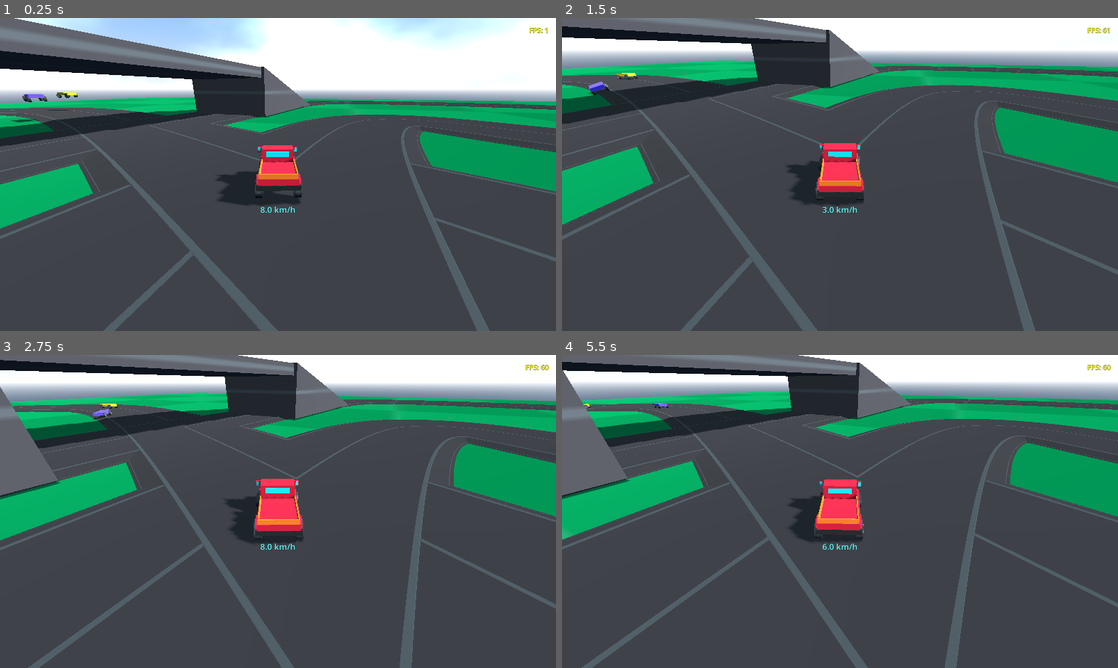
Above: before the commit, frames 1-4 (two rows, left to right).
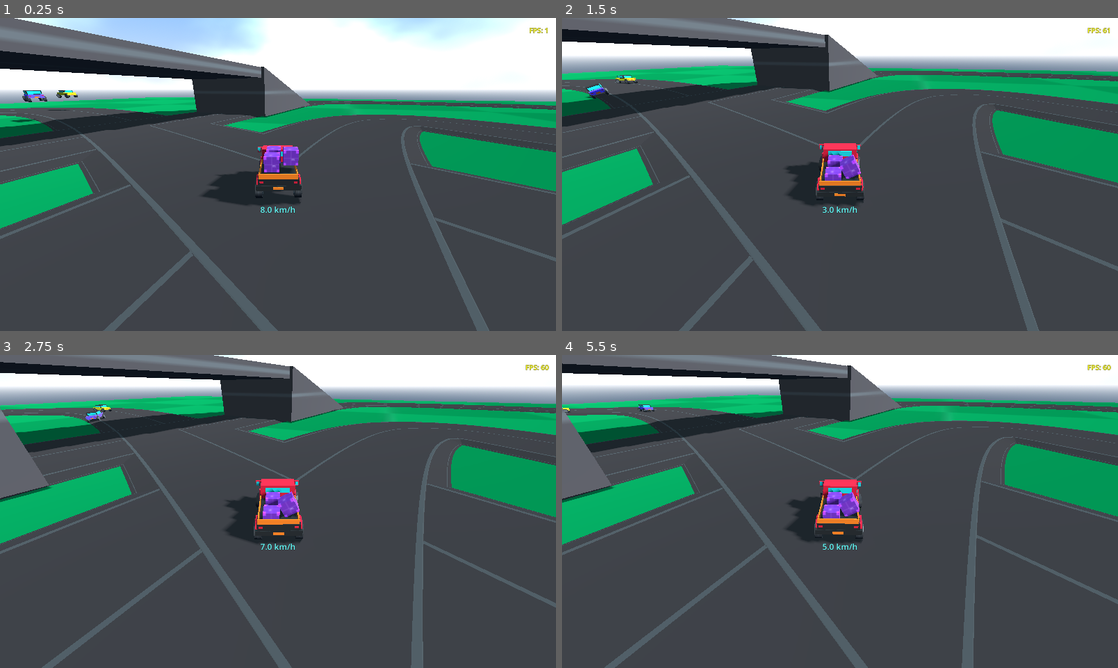
Above: after the commit, the same moments.

Repository: AssafDamari/cars-2
Game: Godot game, scene res://scenes/main.tscn
Two runs of this game, one before a commit and one after it. Both use one fixed random seed, a clock stepped at 60 frames per second and the inputs below.
Inputs:
- Up to frame 1 (0.25 s): no input
- Up to frame 2 (1.5 s): tap Enter (ui_accept) at 0.5, 0.77 s; hold Right (ui_right) 0.53-1.28 s; hold Down (ui_down) from 1.28 s (still down)
- Up to frame 3 (2.75 s): tap Enter (ui_accept) at 1.52 s; release Down (ui_down) at 2.03 s; hold Right (ui_right) from 2.03 s (still down)
- Up to frame 4 (5.5 s): release Right (ui_right) at 2.78 s; hold Up (ui_up) 2.78-3.53 s; tap Enter (ui_accept) at 3.02, 3.77, 4.52 s; hold Left (ui_left) 3.53-5.03 s; hold Down (ui_down) from 5.03 s (still down)

The runs differ from the first frame. In frame 1, 0.9% of the frame differs, in the area x 2-54%, y 23-58%; in frame 2, 14%; in frame 3, 15%; in frame 4, 16%, in the area x 0-100%, y 0-100%.

Commit message:
Add light blue material and update scenes to include new box and car meshes

Diff:
--- /dev/null
+++ b/materials/light_blue.tres
@@ -0,0 +1,4 @@
+[gd_resource type="StandardMaterial3D" format=3 uid="uid://id13ux6gtf3n"]
+
+[resource]
+albedo_color = Color(1.6364455e-06, 0.6378958, 0.63789576, 1)
--- a/scenes/box.tscn
+++ b/scenes/box.tscn
@@ -1,6 +1,8 @@
 [gd_scene format=3 uid="uid://df8yalotnk7fh"]
 
 [ext_resource type="Texture2D" uid="uid://cea73r2byaqgy" path="res://textures/texture_13.png" id="1_3inec"]
+
+[sub_resource type="PhysicsMaterial" id="PhysicsMaterial_3inec"]
 
 [sub_resource type="StandardMaterial3D" id="StandardMaterial3D_ks2v0"]
 albedo_texture = ExtResource("1_3inec")
@@ -13,6 +15,8 @@
 size = Vector3(0.75, 0.75, 0.75)
 
 [node name="Box" type="RigidBody3D" unique_id=74203526]
+mass = 30.0
+physics_material_override = SubResource("PhysicsMaterial_3inec")
 
 [node name="MeshInstance3D" type="MeshInstance3D" parent="." unique_id=1514663111]
 material_override = SubResource("StandardMaterial3D_ks2v0")
--- a/scenes/car_1.tscn
+++ b/scenes/car_1.tscn
@@ -4,6 +4,7 @@
 [ext_resource type="Material" uid="uid://b3w71v6w4y2xd" path="res://materials/red.tres" id="2_o6j5x"]
 [ext_resource type="Material" uid="uid://bpgi78a6n1pd3" path="res://materials/dark.tres" id="3_h2cct"]
 [ext_resource type="Material" uid="uid://dstm1evqenur1" path="res://materials/orange.tres" id="4_u2fa2"]
+[ext_resource type="Material" uid="uid://id13ux6gtf3n" path="res://materials/light_blue.tres" id="5_8j6vf"]
 [ext_resource type="PackedScene" uid="uid://f64whos56byr" path="res://scenes/speedometer.tscn" id="5_h2cct"]
 [ext_resource type="Script" uid="uid://djlvejcullers" path="res://scenes/car_1.gd" id="6_car1script"]
 
@@ -16,15 +17,19 @@
 [sub_resource type="BoxShape3D" id="BoxShape3D_8j6vf"]
 size = Vector3(1.9535522, 0.35888672, 0.05883789)
 
+[sub_resource type="ConcavePolygonShape3D" id="ConcavePolygonShape3D_8j6vf"]
+data = PackedVector3Array(-0.5, 0.5, 0.5, 0.5, 0.5, 0.5, -0.5, -0.5, 0.5, 0.5, 0.5, 0.5, 0.5, -0.5, 0.5, -0.5, -0.5, 0.5, 0.5, 0.5, -0.5, -0.5, 0.5, -0.5, 0.5, -0.5, -0.5, -0.5, 0.5, -0.5, -0.5, -0.5, -0.5, 0.5, -0.5, -0.5, 0.5, 0.5, 0.5, 0.5, 0.5, -0.5, 0.5, -0.5, 0.5, 0.5, 0.5, -0.5, 0.5, -0.5, -0.5, 0.5, -0.5, 0.5, -0.5, 0.5, -0.5, -0.5, 0.5, 0.5, -0.5, -0.5, -0.5, -0.5, 0.5, 0.5, -0.5, -0.5, 0.5, -0.5, -0.5, -0.5, 0.5, 0.5, 0.5, -0.5, 0.5, 0.5, 0.5, 0.5, -0.5, -0.5, 0.5, 0.5, -0.5, 0.5, -0.5, 0.5, 0.5, -0.5, -0.5, -0.5, 0.5, 0.5, -0.5, 0.5, -0.5, -0.5, -0.5, 0.5, -0.5, 0.5, 0.5, -0.5, -0.5, -0.5, -0.5, -0.5)
+
 [sub_resource type="BoxMesh" id="BoxMesh_3e54y"]
 size = Vector3(2, 0.3, 4)
 
 [sub_resource type="BoxMesh" id="BoxMesh_8j6vf"]
 
+[sub_resource type="PrismMesh" id="PrismMesh_gfnuu"]
+left_to_right = 0.0
+size = Vector3(0.225, 1, 1)
+
 [sub_resource type="BoxMesh" id="BoxMesh_gfnuu"]
-
-[sub_resource type="StandardMaterial3D" id="StandardMaterial3D_5mj8q"]
-albedo_color = Color(3.946722e-06, 0.70169806, 0.70250005, 1)
 
 [sub_resource type="StandardMaterial3D" id="StandardMaterial3D_u5pm5"]
 albedo_color = Color(0.9919583, 0.8787001, 0.51961666, 1)
@@ -48,6 +53,7 @@
 rings = 1
 
 [sub_resource type="CylinderMesh" id="CylinderMesh_b4fkd"]
+radial_segments = 8
 
 [sub_resource type="GDScript" id="GDScript_ecky1"]
 resource_name = "speedometer"
@@ -86,13 +92,17 @@
 transform = Transform3D(1, 0, 0, 0, 1, 0, 0, 0, 1, 0.02017212, 0.7321087, -2.1269524)
 shape = SubResource("BoxShape3D_8j6vf")
 
+[node name="CollisionShape3D5" type="CollisionShape3D" parent="." unique_id=558906843]
+transform = Transform3D(1.8491453, 0, 0, 0, 0.8012116, 0, 0, 0, 0.9247606, 0.0009925365, 1.0180302, 0.76449275)
+shape = SubResource("ConcavePolygonShape3D_8j6vf")
+
 [node name="VehicleWheel3DFrontLeft" type="VehicleWheel3D" parent="." unique_id=1468056962]
 transform = Transform3D(1, 0, 0, 0, 1, 0, 0, 0, 1, 1, 0, 1.5)
 use_as_traction = true
 use_as_steering = true
 wheel_roll_influence = 0.9
 wheel_friction_slip = 1.0
-suspension_stiffness = 30.0
+suspension_stiffness = 40.0
 
 [node name="Wheel" parent="VehicleWheel3DFrontLeft" unique_id=1097093256 instance=ExtResource("1_ydp05")]
 
@@ -102,7 +112,7 @@
 use_as_steering = true
 wheel_roll_influence = 0.9
 wheel_friction_slip = 1.0
-suspension_stiffness = 30.0
+suspension_stiffness = 40.0
 
 [node name="Wheel2" parent="VehicleWheel3DFrontRight" unique_id=1045903003 instance=ExtResource("1_ydp05")]
 
@@ -110,7 +120,7 @@
 transform = Transform3D(1, 0, 0, 0, 1, 0, 0, 0, 1, -1, 0, -1.5)
 wheel_roll_influence = 0.9
 wheel_friction_slip = 1.0
-suspension_stiffness = 30.0
+suspension_stiffness = 40.0
 
 [node name="Wheel3" parent="VehicleWheel3DBackRight" unique_id=862881802 instance=ExtResource("1_ydp05")]
 
@@ -118,7 +128,7 @@
 transform = Transform3D(1, 0, 0, 0, 1, 0, 0, 0, 1, 1, 0, -1.5)
 wheel_roll_influence = 0.9
 wheel_friction_slip = 1.0
-suspension_stiffness = 30.0
+suspension_stiffness = 40.0
 
 [node name="Wheel4" parent="VehicleWheel3DBackLeft" unique_id=1866114729 instance=ExtResource("1_ydp05")]
 
@@ -126,13 +136,23 @@
 
 [node name="MeshInstance3D" type="MeshInstance3D" parent="Body" unique_id=847695400]
 transform = Transform3D(1, 0, 0, 0, 1.7602191, 0, 0, 0, 1.0938888, 0, 0.39566875, 0)
-material_override = ExtResource("2_o6j5x")
+material_override = ExtResource("3_h2cct")
 mesh = SubResource("BoxMesh_3e54y")
 
 [node name="MeshInstance3D2" type="MeshInstance3D" parent="Body" unique_id=1029375292]
-transform = Transform3D(1.8491453, 0, 0, 0, 0.8012116, 0, 0, 0, 0.9247606, 0.013617754, 1.0180302, 0.76449275)
-material_override = ExtResource("2_o6j5x")
-mesh = SubResource("BoxMesh_8j6vf")
+transform = Transform3D(1.8491453, 0, 0, 0, 0.8012116, 0, 0, 0, 0.9247606, 0.0009925365, 1.0180302, 0.76449275)
+material_override = ExtResource("2_o6j5x")
+mesh = SubResource("BoxMesh_8j6vf")
+
+[node name="MeshInstance3D28" type="MeshInstance3D" parent="Body" unique_id=154518924]
+transform = Transform3D(0.026366614, 0, -1.8512946, 0, 0.8012116, 0, 1.8489573, 0, 0.026399946, -0.0072534927, 1.0180302, 1.4390622)
+material_override = ExtResource("2_o6j5x")
+mesh = SubResource("PrismMesh_gfnuu")
+
+[node name="MeshInstance3D29" type="MeshInstance3D" parent="Body" unique_id=1805179093]
+transform = Transform3D(0.026366614, 0, -1.6862793, 0, 0.69439435, 0, 1.8489573, 0, 0.024046784, -0.0072534927, 1.0631539, 1.4390622)
+material_override = ExtResource("5_8j6vf")
+mesh = SubResource("PrismMesh_gfnuu")
 
 [node name="MeshInstance3D18" type="MeshInstance3D" parent="Body" unique_id=1434055176]
 transform = Transform3D(0.20264429, 0, 0, 0, 0.3067415, 0, 0, 0, 0.080932625, 1.127535, 1.2087864, 1.1315781)
@@ -142,7 +162,7 @@
 [node name="MeshInstance3D20" type="MeshInstance3D" parent="Body/MeshInstance3D18" unique_id=2052267197]
 transform = Transform3D(0.69409364, 0, 0, 0, 0.8129583, 0, 0, 0, 0.7137443, 0.005198002, -0.0052757263, -0.23843288)
 mesh = SubResource("BoxMesh_gfnuu")
-surface_material_override/0 = SubResource("StandardMaterial3D_5mj8q")
+surface_material_override/0 = ExtResource("5_8j6vf")
 
 [node name="MeshInstance3D19" type="MeshInstance3D" parent="Body/MeshInstance3D18" unique_id=1485409836]
 transform = Transform3D(1, 0, 0, 0, 0.22119206, 0, 0, 0, 0.99999994, -0.99008465, 0.39644217, 0)
@@ -157,41 +177,41 @@
 [node name="MeshInstance3D20" type="MeshInstance3D" parent="Body/MeshInstance3D19" unique_id=381623862]
 transform = Transform3D(0.69409364, 0, 0, 0, 0.8129583, 0, 0, 0, 0.7137443, 0.005198002, -0.0052757263, -0.23843288)
 mesh = SubResource("BoxMesh_gfnuu")
-surface_material_override/0 = SubResource("StandardMaterial3D_5mj8q")
+surface_material_override/0 = ExtResource("5_8j6vf")
 
 [node name="MeshInstance3D19" type="MeshInstance3D" parent="Body/MeshInstance3D19" unique_id=1061884600]
 transform = Transform3D(1, 0, 0, 0, 0.22119206, 0, 0, 0, 0.99999994, 0.9331845, 0.38635835, 0)
 material_override = ExtResource("2_o6j5x")
 mesh = SubResource("BoxMesh_8j6vf")
 
-[node name="MeshInstance3D7" type="MeshInstance3D" parent="Body" unique_id=633319916]
-transform = Transform3D(1.7169513, 0, 0, 0, 0.6788723, 0, 0, 0, 0.22670338, 0.012516022, 1.0227927, 1.124295)
+[node name="MeshInstance3D8" type="MeshInstance3D" parent="Body" unique_id=1241373358]
+transform = Transform3D(1.3092909, 0, 0, 0, 0.30723333, 0, 0, 0, 0.22670338, 0.012516022, 1.1608047, 0.40338027)
 mesh = SubResource("BoxMesh_gfnuu")
-surface_material_override/0 = SubResource("StandardMaterial3D_5mj8q")
-
-[node name="MeshInstance3D8" type="MeshInstance3D" parent="Body" unique_id=1241373358]
-transform = Transform3D(1.3092909, 0, 0, 0, 0.30723333, 0, 0, 0, 0.22670338, 0.012516022, 1.1367663, 0.3872583)
+surface_material_override/0 = ExtResource("5_8j6vf")
+
+[node name="MeshInstance3D15" type="MeshInstance3D" parent="Body" unique_id=778261153]
+transform = Transform3D(1.8727531, 0, 0, 0, 0.30723333, 0, 0, 0, 0.646646, 0, 1.137, 0.7141893)
 mesh = SubResource("BoxMesh_gfnuu")
-surface_material_override/0 = SubResource("StandardMaterial3D_5mj8q")
+surface_material_override/0 = ExtResource("5_8j6vf")
 
 [node name="MeshInstance3D3" type="MeshInstance3D" parent="Body" unique_id=1380070092]
-transform = Transform3D(1.8944638, 0, 0, 0, 0.22165848, -0.16581509, 0, 0.04454927, 0.8250263, 0.012516022, 0.6513039, 1.5307901)
+transform = Transform3D(1.9509801, 0, 0, 0, 0.22165848, -0.18952914, 0, 0.04454927, 0.9430174, 0.0040996075, 0.6466881, 1.6785165)
 material_override = ExtResource("2_o6j5x")
 mesh = SubResource("BoxMesh_8j6vf")
 
 [node name="MeshInstance3D4" type="MeshInstance3D" parent="Body" unique_id=249750896]
-transform = Transform3D(1, 0, 0, 0, -4.371139e-08, -1, 0, 1, -4.371139e-08, -0.7455611, 0.38769186, 2.2053177)
+transform = Transform3D(1, 0, 0, 0, -4.371139e-08, -1, 0, 1, -4.371139e-08, -0.7455611, 0.38769197, 2.2053177)
 material_override = SubResource("StandardMaterial3D_u5pm5")
 mesh = SubResource("CylinderMesh_x8tyy")
 
 [node name="MeshInstance3D5" type="MeshInstance3D" parent="Body" unique_id=25445260]
-transform = Transform3D(1, 0, 0, 0, -4.371139e-08, -1, 0, 1, -4.371139e-08, 0.75152075, 0.38769186, 2.2053177)
+transform = Transform3D(1, 0, 0, 0, -4.371139e-08, -1, 0, 1, -4.371139e-08, 0.75152075, 0.38769197, 2.2053177)
 material_override = SubResource("StandardMaterial3D_u5pm5")
 mesh = SubResource("CylinderMesh_x8tyy")
 
 [node name="MeshInstance3D6" type="MeshInstance3D" parent="Body" unique_id=1257799733]
 transform = Transform3D(1, 0, 0, 0, 0.21230233, 0, 0, 0, 0.021543942, 0, 0.39560282, 2.1927252)
-material_override = ExtResource("3_h2cct")
+material_override = ExtResource("2_o6j5x")
 mesh = SubResource("BoxMesh_wi2xe")
 
 [node name="MeshInstance3D9" type="MeshInstance3D" parent="Body" unique_id=1700427536]
@@ -208,6 +228,42 @@
 [node name="MeshInstance3D11" type="MeshInstance3D" parent="Body" unique_id=156679458]
 transform = Transform3D(-0.0002463811, -4.863667e-10, -1.9093045, 9.81034e-13, 0.35581535, -2.6100058e-09, 0.061643563, -7.606379e-12, -0.0076312344, 0.016255194, 0.71891034, -2.1227295)
 material_override = ExtResource("4_u2fa2")
+mesh = SubResource("BoxMesh_mucs4")
+surface_material_override/0 = SubResource("StandardMaterial3D_lkfvg")
+
+[node name="MeshInstance3D22" type="MeshInstance3D" parent="Body" unique_id=2086031472]
+transform = Transform3D(-6.9388145e-05, -1.9904678e-10, -0.51079047, 2.7628794e-13, 0.1456183, -6.9824696e-10, 0.017360635, -3.1129294e-12, -0.002041561, 0.016744148, 0.19724402, -2.2450638)
+material_override = ExtResource("4_u2fa2")
+mesh = SubResource("BoxMesh_mucs4")
+surface_material_override/0 = SubResource("StandardMaterial3D_lkfvg")
+
+[node name="MeshInstance3D25" type="MeshInstance3D" parent="Body" unique_id=588906049]
+transform = Transform3D(-6.9388145e-05, -1.9904678e-10, -0.51079047, 2.7628794e-13, 0.1456183, -6.9824696e-10, 0.017360635, -3.1129294e-12, -0.002041561, -0.0015099973, 0.07695195, 2.32205)
+material_override = ExtResource("4_u2fa2")
+mesh = SubResource("BoxMesh_mucs4")
+surface_material_override/0 = SubResource("StandardMaterial3D_lkfvg")
+
+[node name="MeshInstance3D23" type="MeshInstance3D" parent="Body" unique_id=589083650]
+transform = Transform3D(-6.9388145e-05, -1.5142777e-10, -0.19508407, 2.7628794e-13, 0.110781275, -2.6667854e-10, 0.017360635, -2.368207e-12, -0.0007797249, -0.8180546, 0.5093125, -2.1862779)
+material_override = ExtResource("2_o6j5x")
+mesh = SubResource("BoxMesh_mucs4")
+surface_material_override/0 = SubResource("StandardMaterial3D_lkfvg")
+
+[node name="MeshInstance3D24" type="MeshInstance3D" parent="Body" unique_id=362931638]
+transform = Transform3D(-6.9388145e-05, -1.5142777e-10, -0.19508407, 2.7628794e-13, 0.110781275, -2.6667854e-10, 0.017360635, -2.368207e-12, -0.0007797249, 0.818, 0.509, -2.18)
+material_override = ExtResource("2_o6j5x")
+mesh = SubResource("BoxMesh_mucs4")
+surface_material_override/0 = SubResource("StandardMaterial3D_lkfvg")
+
+[node name="MeshInstance3D26" type="MeshInstance3D" parent="Body" unique_id=1629232410]
+transform = Transform3D(-6.9388145e-05, -1.5142777e-10, -0.19508407, 2.7628794e-13, 0.110781275, -2.6667854e-10, 0.017360635, -2.368207e-12, -0.0007797249, -0.8362066, 0.06266397, 2.3552685)
+material_override = ExtResource("2_o6j5x")
+mesh = SubResource("BoxMesh_mucs4")
+surface_material_override/0 = SubResource("StandardMaterial3D_lkfvg")
+
+[node name="MeshInstance3D27" type="MeshInstance3D" parent="Body" unique_id=405169812]
+transform = Transform3D(-6.9388145e-05, -1.5142777e-10, -0.19508407, 2.7628794e-13, 0.110781275, -2.6667854e-10, 0.017360635, -2.368207e-12, -0.0007797249, 0.799848, 0.062351465, 2.3615463)
+material_override = ExtResource("2_o6j5x")
 mesh = SubResource("BoxMesh_mucs4")
 surface_material_override/0 = SubResource("StandardMaterial3D_lkfvg")
 
@@ -221,6 +277,11 @@
 material_override = ExtResource("3_h2cct")
 mesh = SubResource("BoxMesh_fj4fd")
 
+[node name="MeshInstance3D21" type="MeshInstance3D" parent="Body" unique_id=541547765]
+transform = Transform3D(2.189204, 0, 0, 0, 0.2603488, 0, 0, 0, 1.496014, 0, 0.055069923, 0.04910612)
+material_override = ExtResource("3_h2cct")
+mesh = SubResource("BoxMesh_fj4fd")
+
 [node name="MeshInstance3D14" type="MeshInstance3D" parent="Body" unique_id=2097050474]
 transform = Transform3D(-2.9845655e-08, -1.1003127, 0, 0.68278897, -4.8096197e-08, 0, 0, 0, 1, 0, 0.2737674, 1.5059412)
 material_override = ExtResource("2_o6j5x")
@@ -231,13 +292,13 @@
 material_override = ExtResource("2_o6j5x")
 mesh = SubResource("CylinderMesh_os8n2")
 
-[node name="MeshInstance3D15" type="MeshInstance3D" parent="Body" unique_id=1740170725]
-transform = Transform3D(0.12797426, 0, 0, 0, -0.007823852, 0.4290816, 0, -1.189032, -0.0028233666, -1.013029, 0.4171065, -0.20039165)
+[node name="MeshInstance3D16" type="MeshInstance3D" parent="Body" unique_id=750666195]
+transform = Transform3D(0.12797426, 0, 0, 0, -9.256594e-08, 0.5161956, 0, -2.117662, -2.2563626e-08, 0.97489905, 0.41590413, 0.017061202)
 material_override = ExtResource("2_o6j5x")
 mesh = SubResource("CylinderMesh_b4fkd")
 
-[node name="MeshInstance3D16" type="MeshInstance3D" parent="Body" unique_id=750666195]
-transform = Transform3D(0.12797426, 0, 0, 0, -0.007823852, 0.4290816, 0, -1.189032, -0.0028233666, 0.97489905, 0.4171065, -0.20039165)
+[node name="MeshInstance3D20" type="MeshInstance3D" parent="Body" unique_id=2070978314]
+transform = Transform3D(0.12797426, 0, 0, 0, -9.256594e-08, 0.5161956, 0, -2.117662, -2.2563626e-08, -0.975, 0.416, 0.017)
 material_override = ExtResource("2_o6j5x")
 mesh = SubResource("CylinderMesh_b4fkd")
 
--- a/scenes/main.tscn
+++ b/scenes/main.tscn
@@ -3,6 +3,7 @@
 [ext_resource type="PackedScene" uid="uid://bvqvwfrwak26k" path="res://scenes/enviroment.tscn" id="1_sugp2"]
 [ext_resource type="PackedScene" uid="uid://c46wyujvnotrj" path="res://scenes/car_1.tscn" id="2_qo751"]
 [ext_resource type="PackedScene" uid="uid://0gpdoqe6yf2k" path="res://scenes/camera_3d_follow.tscn" id="3_jyhfs"]
+[ext_resource type="PackedScene" uid="uid://df8yalotnk7fh" path="res://scenes/box.tscn" id="4_85g3d"]
 [ext_resource type="Texture2D" uid="uid://cia5lbul6m3ls" path="res://textures/texture_08.png" id="5_o6xl0"]
 [ext_resource type="PackedScene" uid="uid://c1y6yhe347n7s" path="res://scenes/fps_label.tscn" id="5_tbgi4"]
 [ext_resource type="Texture2D" uid="uid://ctgqaagfieav1" path="res://textures/roadTexture_72.png" id="5_tefeu"]
@@ -78,6 +79,15 @@
 [node name="Car1" parent="." unique_id=1835131583 instance=ExtResource("2_qo751")]
 transform = Transform3D(0.29157054, -3.924194e-08, -0.95654935, 3.483552e-08, 1, -3.0406095e-08, 0.95654935, -2.4456371e-08, 0.29157054, -10.711338, 1.6186069, 7.0265427)
 
+[node name="Box" parent="." unique_id=74203526 instance=ExtResource("4_85g3d")]
+transform = Transform3D(0.9639237, 0, 0.26617864, 0, 1, 0, -0.26617864, 0, 0.9639237, -10.384853, 2.915029, 7.17163)
+
+[node name="Box2" parent="." unique_id=1389071900 instance=ExtResource("4_85g3d")]
+transform = Transform3D(0.9639237, 0, 0.26617864, 0, 1, 0, -0.26617864, 0, 0.9639237, -9.050698, 2.9576306, 6.85129)
+
+[node name="Box3" parent="." unique_id=1326101794 instance=ExtResource("4_85g3d")]
+transform = Transform3D(0.9639237, 0, 0.26617864, 0, 1, 0, -0.26617864, 0, 0.9639237, -9.793329, 3.1120658, 6.0951023)
+
 [node name="Camera3DFollow" parent="." unique_id=2139757482 instance=ExtResource("3_jyhfs")]
 transform = Transform3D(0.64139605, 0, 0.76720995, 0, 1, 0, -0.76720995, 0, 0.64139605, 2.7503166, 1.8271985, 3.5695868)
 
--- a/scenes/npx_car.tscn
+++ b/scenes/npx_car.tscn
@@ -2,6 +2,10 @@
 
 [ext_resource type="Script" uid="uid://dlmopksf2xgiv" path="res://scenes/npx_car.gd" id="1_d5kkg"]
 [ext_resource type="PackedScene" uid="uid://ctxv6h7gl70sr" path="res://scenes/wheel.tscn" id="2_avsom"]
+[ext_resource type="Material" uid="uid://bpgi78a6n1pd3" path="res://materials/dark.tres" id="3_avsom"]
+[ext_resource type="Material" uid="uid://id13ux6gtf3n" path="res://materials/light_blue.tres" id="4_nxx2m"]
+[ext_resource type="Material" uid="uid://b3w71v6w4y2xd" path="res://materials/red.tres" id="5_0fsb6"]
+[ext_resource type="Material" uid="uid://dstm1evqenur1" path="res://materials/orange.tres" id="6_vh06j"]
 
 [sub_resource type="CapsuleShape3D" id="CapsuleShape3D_o10oq"]
 radius = 0.7871094
@@ -62,6 +66,51 @@
 
 [node name="Body" type="Node3D" parent="." unique_id=1951651576]
 
+[node name="MeshInstance3D2" type="MeshInstance3D" parent="Body" unique_id=837907432]
+transform = Transform3D(1, 0, 0, 0, 2.0200744, 0, 0, 0, 0.47436598, 0, 0.92096984, 0)
+mesh = SubResource("BoxMesh_o10oq")
+surface_material_override/0 = ExtResource("3_avsom")
+
+[node name="MeshInstance3D3" type="MeshInstance3D" parent="Body" unique_id=1328144569]
+transform = Transform3D(0.840447, 0, 0, 0, 1.6288364, 0, 0, 0, 0.48278597, -0.02534914, 0.87676394, 0)
+mesh = SubResource("BoxMesh_o10oq")
+surface_material_override/0 = ExtResource("4_nxx2m")
+
+[node name="MeshInstance3D5" type="MeshInstance3D" parent="Body" unique_id=1608600102]
+transform = Transform3D(0.10949325, 0, 0, 0, 0.67363125, 0, 0, 0, 0.018959116, -0.78557956, 0.37676632, 1.9777479)
+mesh = SubResource("BoxMesh_o10oq")
+surface_material_override/0 = ExtResource("4_nxx2m")
+
+[node name="MeshInstance3D6" type="MeshInstance3D" parent="Body" unique_id=1616492518]
+transform = Transform3D(0.10949325, 0, 0, 0, 0.67363125, 0, 0, 0, 0.018959116, 0.7716677, 0.37676632, 1.9777479)
+mesh = SubResource("BoxMesh_o10oq")
+surface_material_override/0 = ExtResource("4_nxx2m")
+
+[node name="MeshInstance3D9" type="MeshInstance3D" parent="Body" unique_id=1387650083]
+transform = Transform3D(0.129, 0, 0, 0, 0.349, 0, 0, 0, 0.018959116, -0.78557956, 0.3392086, -1.9635057)
+mesh = SubResource("BoxMesh_o10oq")
+surface_material_override/0 = ExtResource("5_0fsb6")
+
+[node name="MeshInstance3D10" type="MeshInstance3D" parent="Body" unique_id=416768826]
+transform = Transform3D(0.129, 0, 0, 0, 0.349, 0, 0, 0, 0.018959116, 0.7716677, 0.3392086, -1.9635057)
+mesh = SubResource("BoxMesh_o10oq")
+surface_material_override/0 = ExtResource("5_0fsb6")
+
+[node name="MeshInstance3D7" type="MeshInstance3D" parent="Body" unique_id=1159477952]
+transform = Transform3D(0.29368404, 0, 0, 0, 0.67363125, 0, 0, 0, 0.018959116, -0.022741318, 0.15105039, 1.9777479)
+mesh = SubResource("BoxMesh_o10oq")
+surface_material_override/0 = ExtResource("6_vh06j")
+
+[node name="MeshInstance3D8" type="MeshInstance3D" parent="Body" unique_id=231174822]
+transform = Transform3D(0.29368404, 0, 0, 0, 0.67363125, 0, 0, 0, 0.018959116, -0.022741318, 0.1469664, -1.9737275)
+mesh = SubResource("BoxMesh_o10oq")
+surface_material_override/0 = ExtResource("6_vh06j")
+
+[node name="MeshInstance3D4" type="MeshInstance3D" parent="Body" unique_id=928725768]
+transform = Transform3D(1.0339375, 0, 0, 0, 1.6288364, 0, 0, 0, 0.43221703, -0.02534914, 0.87676394, 0)
+mesh = SubResource("BoxMesh_o10oq")
+surface_material_override/0 = ExtResource("4_nxx2m")
+
 [node name="MeshInstance3D" type="MeshInstance3D" parent="Body" unique_id=950236015]
 transform = Transform3D(1, 0, 0, 0, 2.0200741, 0, 0, 0, 0.9869793, 0, 0.30731744, 0)
 mesh = SubResource("BoxMesh_o10oq")
